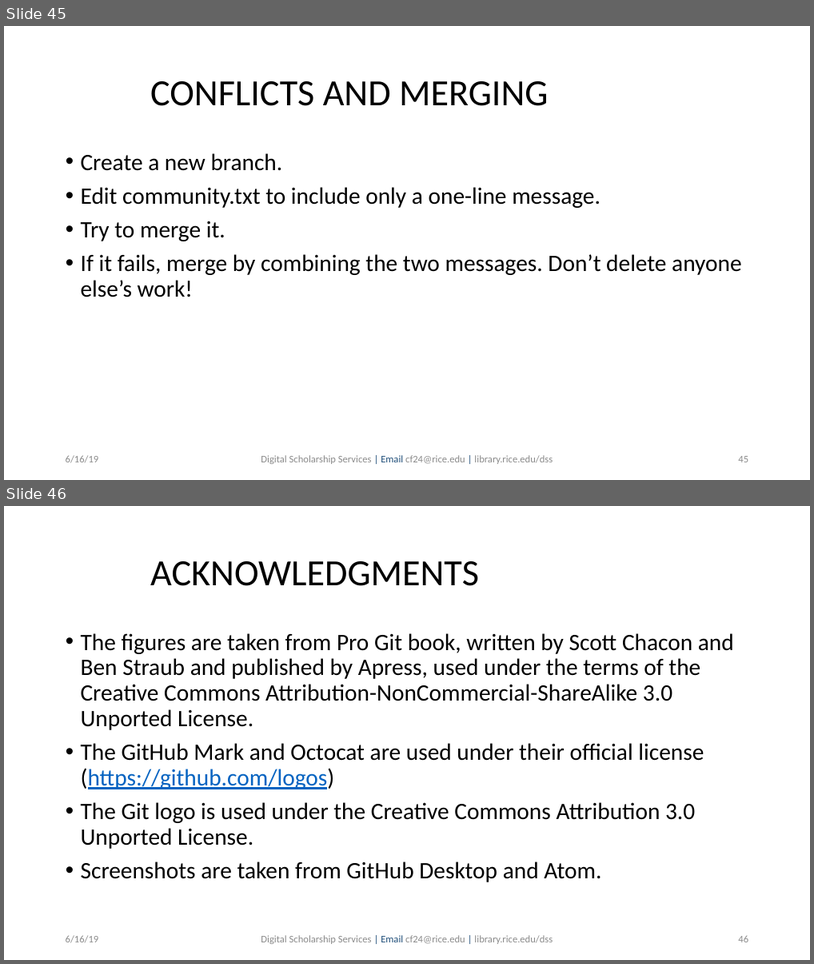
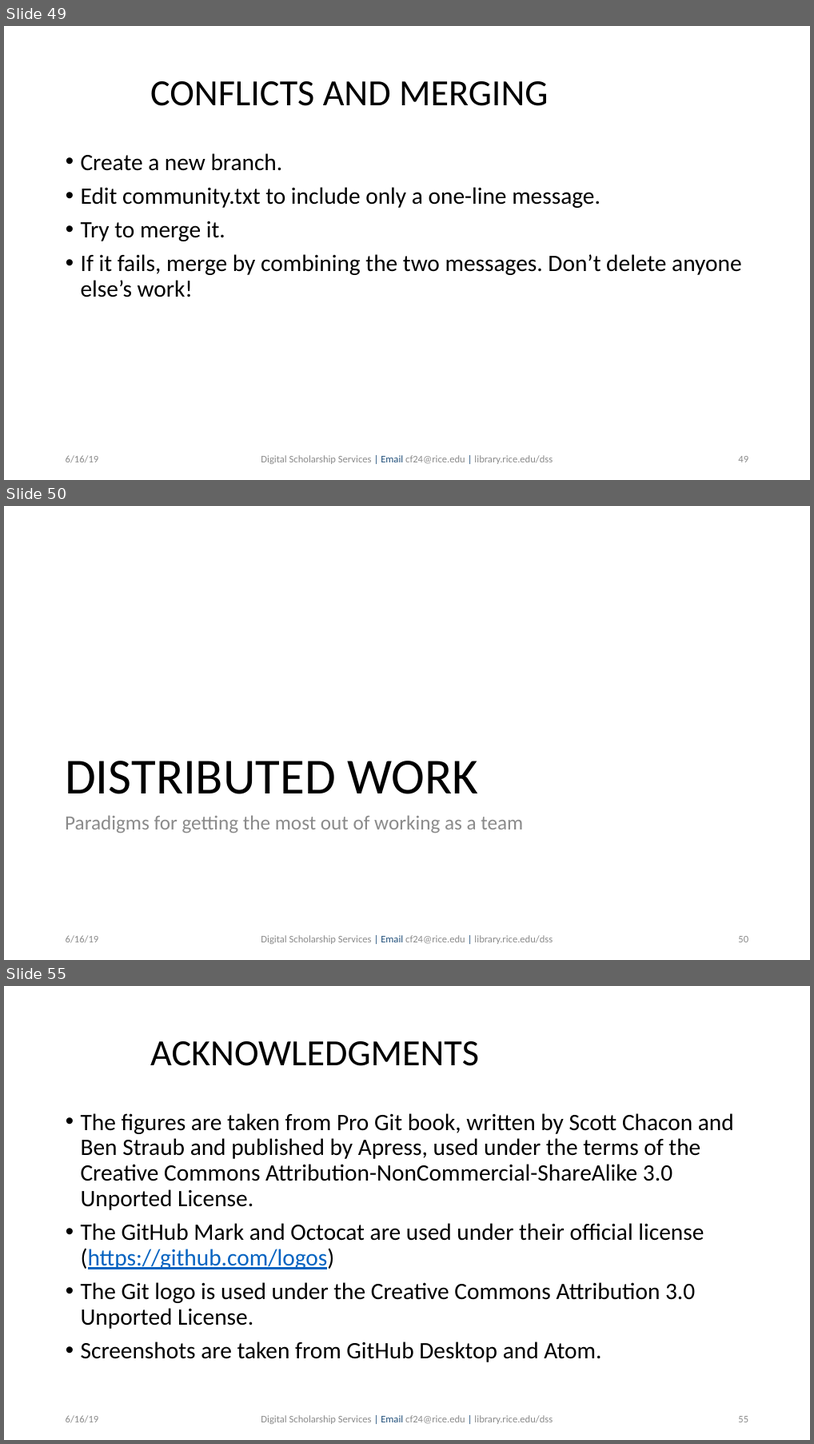
Before and after one commit to bakitybacon/rice-data-and-donuts, a slide deck: github/Introduction to Git & GitHub.pptx. Shown one above the other, each under a label of ours: slides 45 and 46 before the commit, slides 49, 50 and 55 after it; the slides between them are not shown. The pictures are 814x964 and 814x1444 pixels, drawn with LibreOffice and Linux fonts; fonts in the diff are those of the drawing; background and template pictures are left out. Boxes give left, top, right and bottom in pixels: in the first picture for what was removed or moved away, otherwise in the second. Text is boxed around its words. In the diff, an @@ line names an element or a change of style, - is before the commit and + after.

```diff
--- a/github/Introduction to Git & GitHub.pptx
+++ b/github/Introduction to Git & GitHub.pptx
@@ slide 50 added at (4, 506, 810, 960), background #FFFFFF @@
@@ text added at (65, 760, 478, 794), 60 pt, text #000000 @@
+DISTRIBUTED WORK
@@ text added at (65, 815, 523, 832), 24 pt, text #8B8B8B @@
+Paradigms for getting the most out of working as a team
@@ text added at (66, 935, 99, 943), 12 pt, text #8B8B8B @@
+6/16/19
@@ text added at (261, 935, 553, 944), 12 pt, text #8B8B8B @@
+Digital Scholarship Services | Email cf24@rice.edu | library.rice.edu/dss
@@ page number added at (738, 936, 749, 942), 12 pt, text #8B8B8B @@
+50
@@ what was slide 45 is now slide 49 @@
@@ what was slide 46 is now slide 55 @@
@@ page number at (738, 1416, 749, 1422): text changed @@
-46
+55
```
Also in this commit, not shown: 1 slide changed, 9 other slides added.
